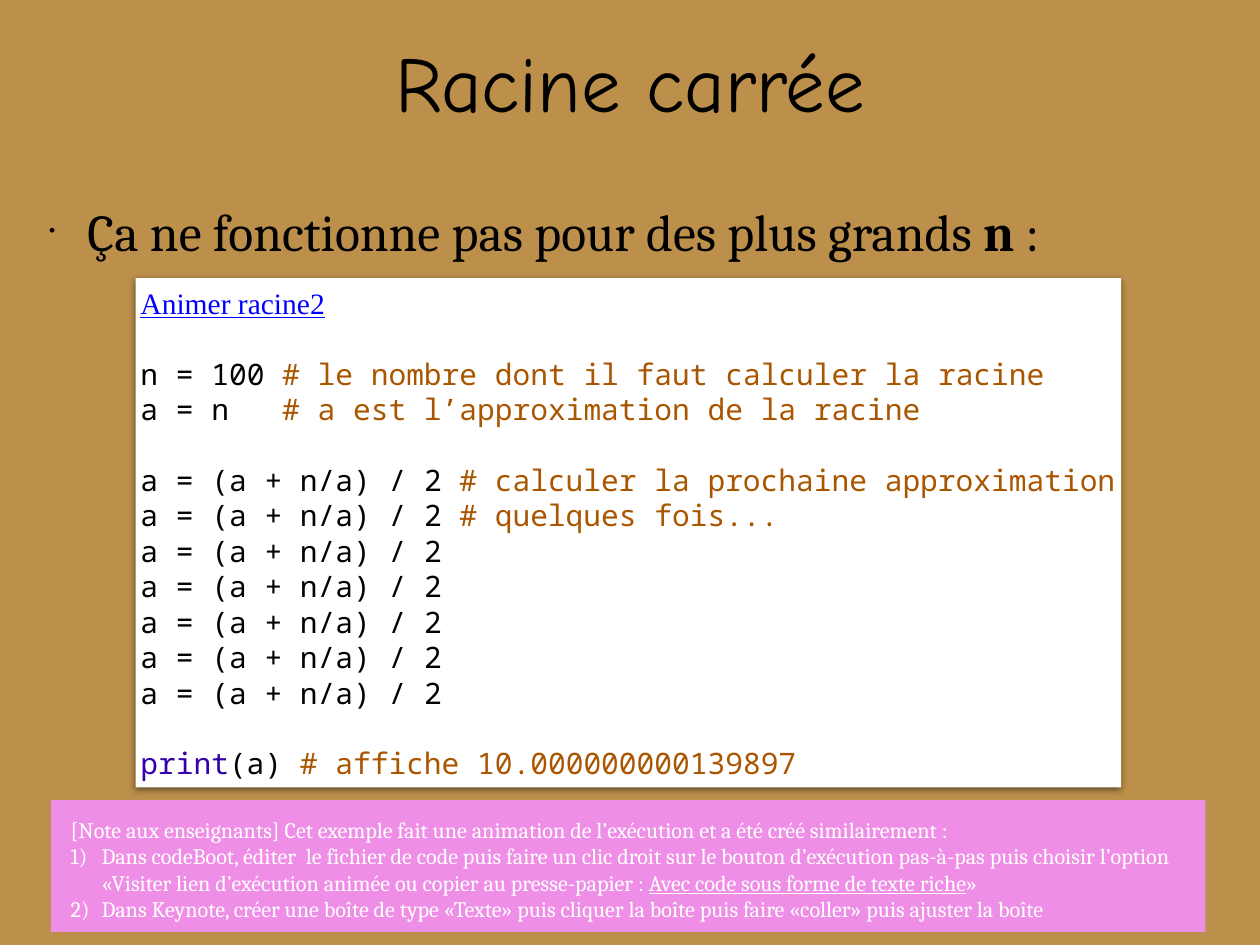
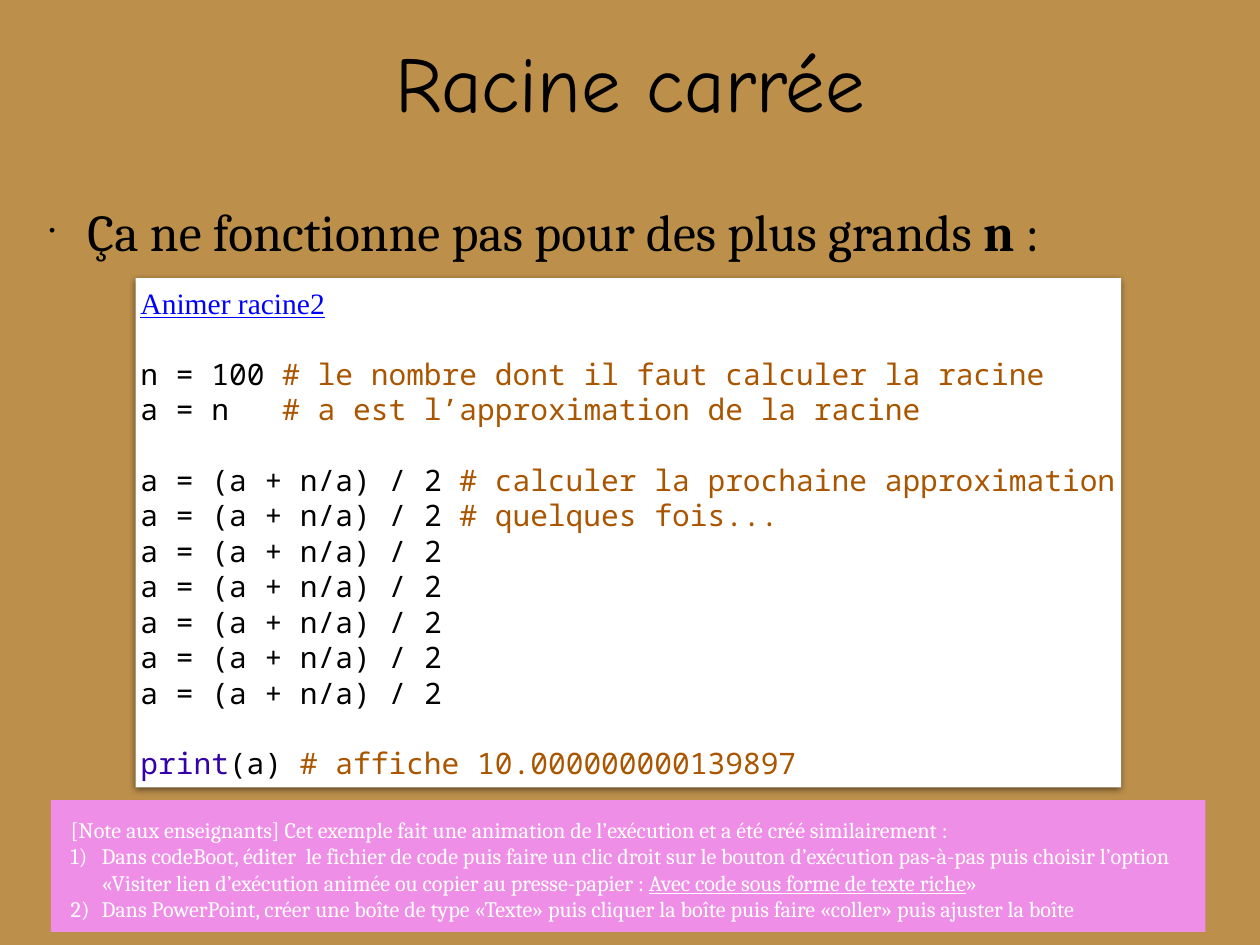
Before and after one commit to codeboot-org/presentations, a slide deck: slide 4 of powerpoint/fr/notes-de-cours-powerpoint.pptx. Drawn at 1260x945 pixels with LibreOffice and Linux fonts; fonts in the diff are those of the drawing; background and template pictures are left out. Boxes give left, top, right and bottom in pixels: in the first picture for what was removed or moved away, otherwise in the second. Text is boxed around its words. In the diff, an @@ line names an element or a change of style, - is before the commit and + after.

```diff
--- a/powerpoint/fr/notes-de-cours-powerpoint.pptx
+++ b/powerpoint/fr/notes-de-cours-powerpoint.pptx
@@ text at (102, 901, 1074, 922): text changed @@
-2) Dans Keynote, créer une boîte de type «Texte» puis cliquer la boîte puis faire «coller» puis ajuster la boîte
+2) Dans PowerPoint, créer une boîte de type «Texte» puis cliquer la boîte puis faire «coller» puis ajuster la boîte
```
Also in this commit, not shown: 2 other slides changed.
